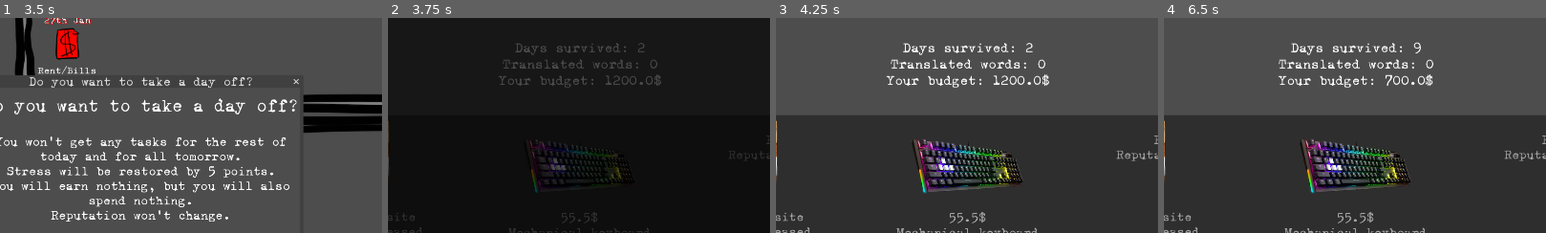
Above: before the commit, frames 1-4 (left to right).
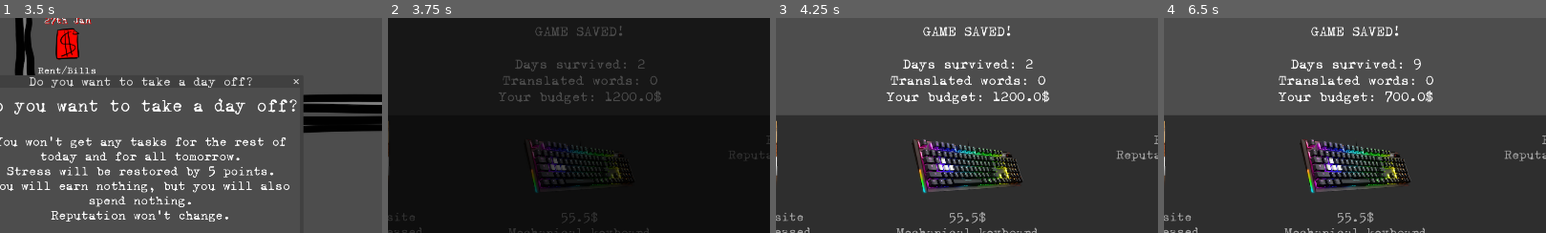
Above: after the commit, the same moments.

Repository: ildede/game-off-2025
Game: Godot game, scene res://scenes/game/screens/splash_screen/splash.tscn
Two runs of this game, one before a commit and one after it. Both use one fixed random seed, a clock stepped at 60 frames per second and the inputs below.
Inputs:
- Up to frame 1 (3.5 s): click "LET'S GO!" at 0.5 s; click "START" at 1.25 s; click "Accept" at 2 s; click "Day off" at 2.75 s
- Up to frame 2 (3.75 s): click "YES" at 3.5 s
- Up to frame 3 (4.25 s): no input
- Up to frame 4 (6.5 s): click "CONTINUE" at 4.25 s; click "Holiday" at 5 s; click "YES" at 5.75 s
The pictures show only the part of the screen within x 25-75%, y 6-56%; the shares and areas given below are measured in that part.

Frame 1 is identical in both runs. In frame 2, 2.3% of the frame differs, in the area x 29-72%, y 3-40%; in frame 3, 3.6%, in the area x 28-72%, y 3-40%; in frame 4, 3.4%.

Commit message:
feat: add saving system (just simple data)

Diff:
--- a/autoloads/global.gd
+++ b/autoloads/global.gd
@@ -127,6 +127,33 @@
 		print("game_state.", prop)
 		if prop.type == 3:
 			print("game_state.", prop.name)
+
+func start_old_game() -> void:
+	const SAVE_PATH = "user://save_config_file.ini"
+	var config := ConfigFile.new()
+	config.load(SAVE_PATH)
+
+	game_state = Models.State.new()
+	game_state.current_day = config.get_value("game_state", "current_day")
+	game_state.task_received = config.get_value("game_state", "task_received")
+	game_state.task_finished = config.get_value("game_state", "task_finished")
+	game_state.task_failed = config.get_value("game_state", "task_failed")
+	game_state.translated_words = config.get_value("game_state", "translated_words")
+	game_state.reputation = config.get_value("game_state", "reputation")
+	game_state.quality = config.get_value("game_state", "quality")
+	game_state.stress = config.get_value("game_state", "stress")
+	game_state.productivity = config.get_value("game_state", "productivity")
+	game_state.money = config.get_value("game_state", "money")
+	game_state.mechanical_keyboard = config.get_value("game_state", "mechanical_keyboard")
+
+	#var clients: Array[ClientObject] = []
+	#var tasks_waiting_to_be_processed: Array[InvoiceObject] = []
+	#var ongoing_task: Array[Models.OngoingTask] = []
+	#var pending_payments: Array[PendingPayement] = []
+	#var bills: Array[BillObject] = []
+
+	ClientData.load_json_data()
+	game_state.bills = ClientData.bills_data.duplicate()
 
 func start_new_game() -> void:
 	game_state = Models.State.new()
--- a/scenes/game/screens/daily_screen/daily.gd
+++ b/scenes/game/screens/daily_screen/daily.gd
@@ -10,7 +10,7 @@
 	process_mode = Node.PROCESS_MODE_ALWAYS
 
 	$Panel/StatisticGrid/Statistics.text = ""
-	$Panel/StatisticGrid/Statistics.append_text("Days survived: {0}\nTranslated words: {1}\nYour budget: {2}$"
+	$Panel/StatisticGrid/Statistics.append_text("GAME SAVED!\n\nDays survived: {0}\nTranslated words: {1}\nYour budget: {2}$"
 		.format([
 			Global.game_state.current_day,
 			Global.game_state.translated_words,
--- a/scenes/game/screens/main_screen/main.gd
+++ b/scenes/game/screens/main_screen/main.gd
@@ -183,6 +183,7 @@
 		var task: Task = active_tasks.get(ongoing_task.task_id)
 		ongoing_task.remaining_words = task.remaining_words
 	get_tree().paused = true
+	_save_state()
 	if Global.game_state.ongoing_task.filter(func(t:Models.OngoingTask):return t.deadline_days <= 2).size() > 0:
 		SceneTransition.fade_to_overtime()
 	else:
@@ -320,3 +321,23 @@
 		get_tree().paused = false
 
 	$CustomPopupMessage.show_popup(popup_data)
+
+
+const SAVE_PATH = "user://save_config_file.ini"
+
+func _save_state() -> void:
+	var config := ConfigFile.new()
+	config.set_value("game_state", "current_day", Global.game_state.current_day)
+
+	config.set_value("game_state", "task_received", Global.game_state.task_received)
+	config.set_value("game_state", "task_finished", Global.game_state.task_finished)
+	config.set_value("game_state", "task_failed", Global.game_state.task_failed)
+	config.set_value("game_state", "translated_words", Global.game_state.translated_words)
+	config.set_value("game_state", "reputation", Global.game_state.reputation)
+	config.set_value("game_state", "quality", Global.game_state.quality)
+	config.set_value("game_state", "stress", Global.game_state.stress)
+	config.set_value("game_state", "productivity", Global.game_state.productivity)
+	config.set_value("game_state", "money", Global.game_state.money)
+	config.set_value("game_state", "mechanical_keyboard", Global.game_state.mechanical_keyboard)
+
+	config.save(SAVE_PATH)
--- a/scenes/game/screens/start_screen/start.gd
+++ b/scenes/game/screens/start_screen/start.gd
@@ -1,11 +1,26 @@
 extends Node
 class_name Start
+
 
 func _ready() -> void:
 	print("[START] _ready")
 	process_mode = Node.PROCESS_MODE_ALWAYS
 
+	const SAVE_PATH = "user://save_config_file.ini"
+	var config := ConfigFile.new()
+	config.load(SAVE_PATH)
+	var old_day = config.get_value("game_state", "current_day")
+	if old_day != null and old_day > 1:
+		$Panel/GridContainer/GridContainer/ContinueButton.text = "CONTINUE DAY " + str(old_day)
+		$Panel/GridContainer/GridContainer/ContinueButton.visible = true
+
+
 func _on_start_button_pressed() -> void:
 	print("[START] _on_start_button_pressed")
 	Global.start_new_game()
 	SceneTransition.fade_to_main()
+
+func _on_continue_button_pressed() -> void:
+	print("[START] _on_continue_button_pressed")
+	Global.start_old_game()
+	SceneTransition.fade_to_new_day()
--- a/scenes/game/screens/start_screen/start.tscn
+++ b/scenes/game/screens/start_screen/start.tscn
@@ -76,7 +76,7 @@
 horizontal_alignment = 1
 vertical_alignment = 1
 
-[node name="GridContainer" type="GridContainer" parent="Panel/GridContainer"]
+[node name="GridContainer" type="HBoxContainer" parent="Panel/GridContainer"]
 custom_minimum_size = Vector2(0, 200)
 layout_mode = 2
 
@@ -88,4 +88,14 @@
 theme_override_font_sizes/font_size = 45
 text = "START"
 
+[node name="ContinueButton" type="Button" parent="Panel/GridContainer/GridContainer"]
+visible = false
+custom_minimum_size = Vector2(300, 100)
+layout_mode = 2
+size_flags_horizontal = 6
+size_flags_vertical = 6
+theme_override_font_sizes/font_size = 45
+text = "CONTINUE DAY 8"
+
 [connection signal="pressed" from="Panel/GridContainer/GridContainer/StartButton" to="." method="_on_start_button_pressed"]
+[connection signal="pressed" from="Panel/GridContainer/GridContainer/ContinueButton" to="." method="_on_continue_button_pressed"]
Not shown, changed: export_presets.cfg
